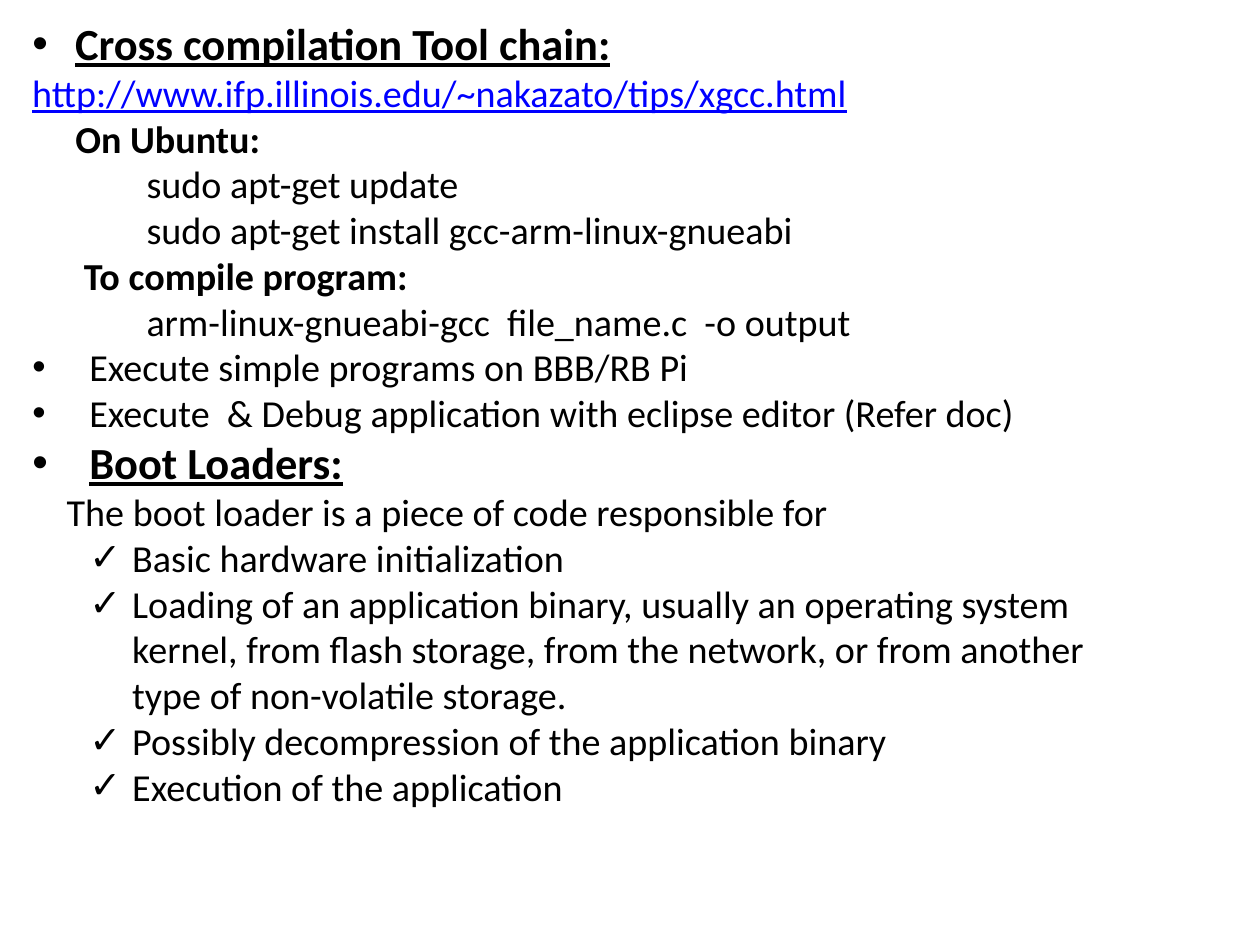
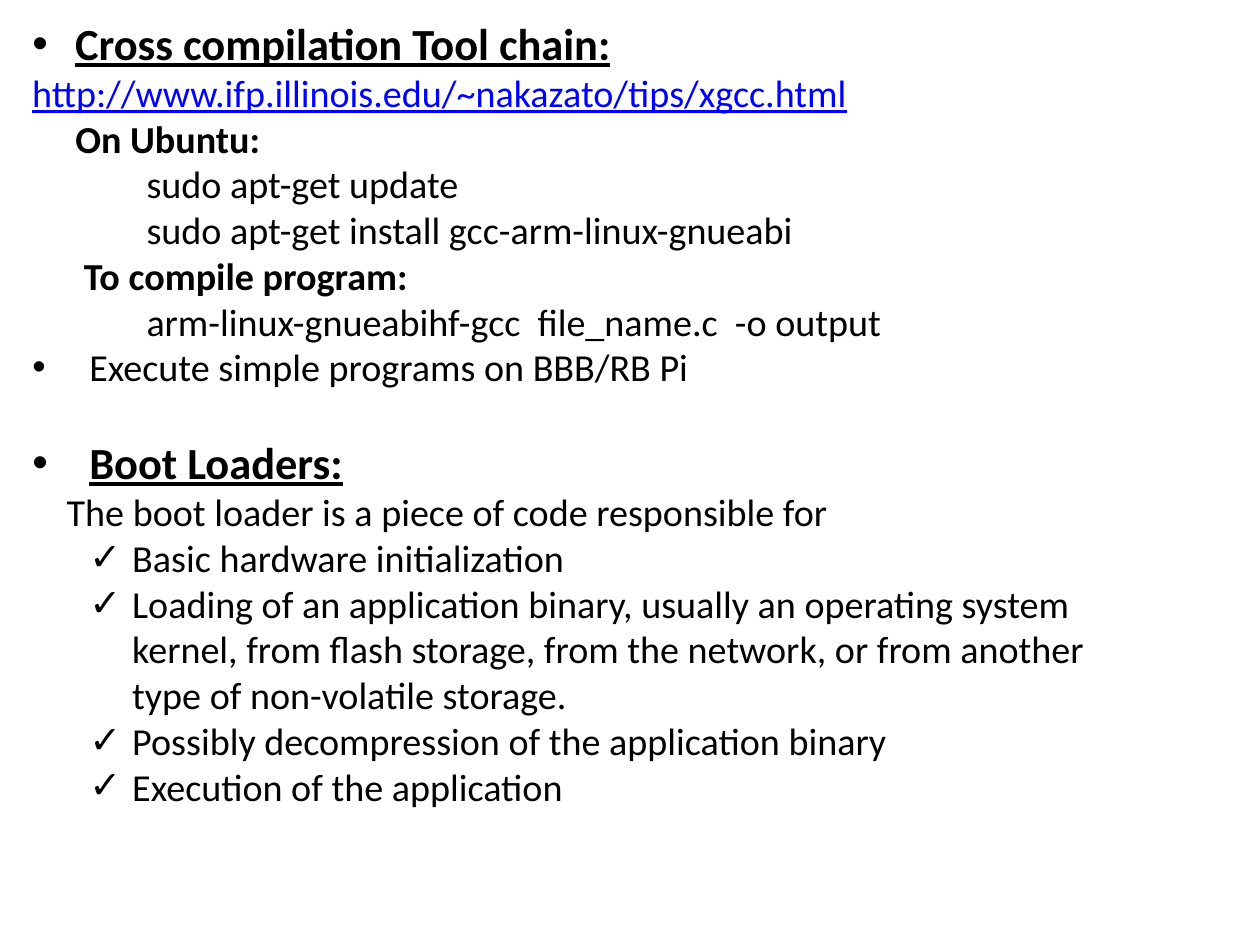
Before and after one commit to ramakatta/device_driver, a slide deck: slide 27 of 3_Embedded_Linux.odp (slide 28 before the commit). Drawn at 1260x945 pixels with LibreOffice and Linux fonts; fonts in the diff are those of the drawing. Boxes give left, top, right and bottom in pixels: in the first picture for what was removed or moved away, otherwise in the second. Text is boxed around its words. In the diff, an @@ line names an element or a change of style, - is before the commit and + after.

```diff
--- a/3_Embedded_Linux.odp
+++ b/3_Embedded_Linux.odp
@@ text at <box>147,309,881,343</box>: text changed @@
-arm-linux-gnueabi-gcc file_name.c -o output
+arm-linux-gnueabihf-gcc file_name.c -o output
@@ text at <box>89,399,1014,434</box>: paragraph removed @@
-• Execute & Debug application with eclipse editor (Refer doc)
```
Also in this commit, not shown: 1 other slide changed, 10 other files.
